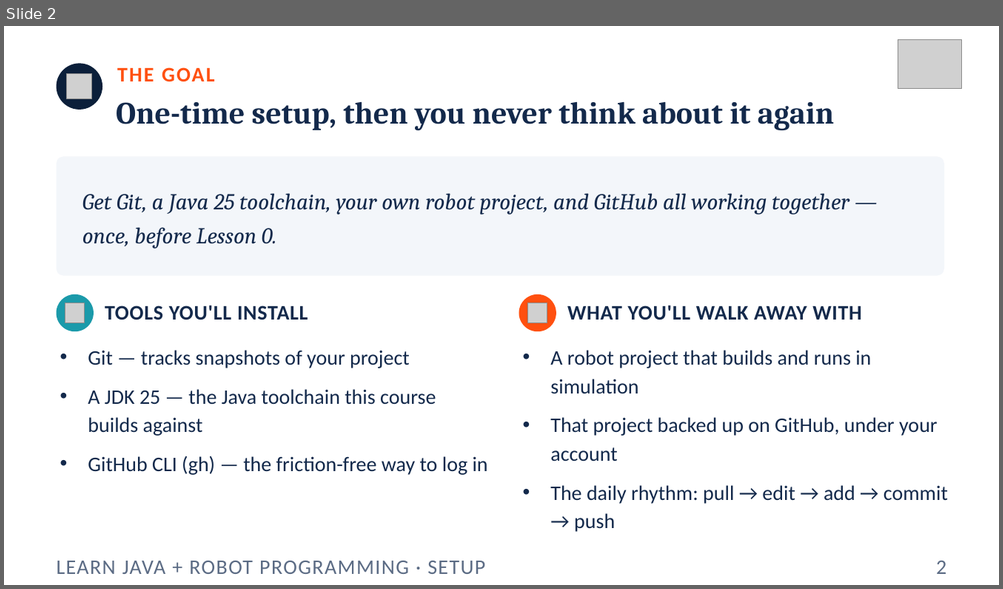
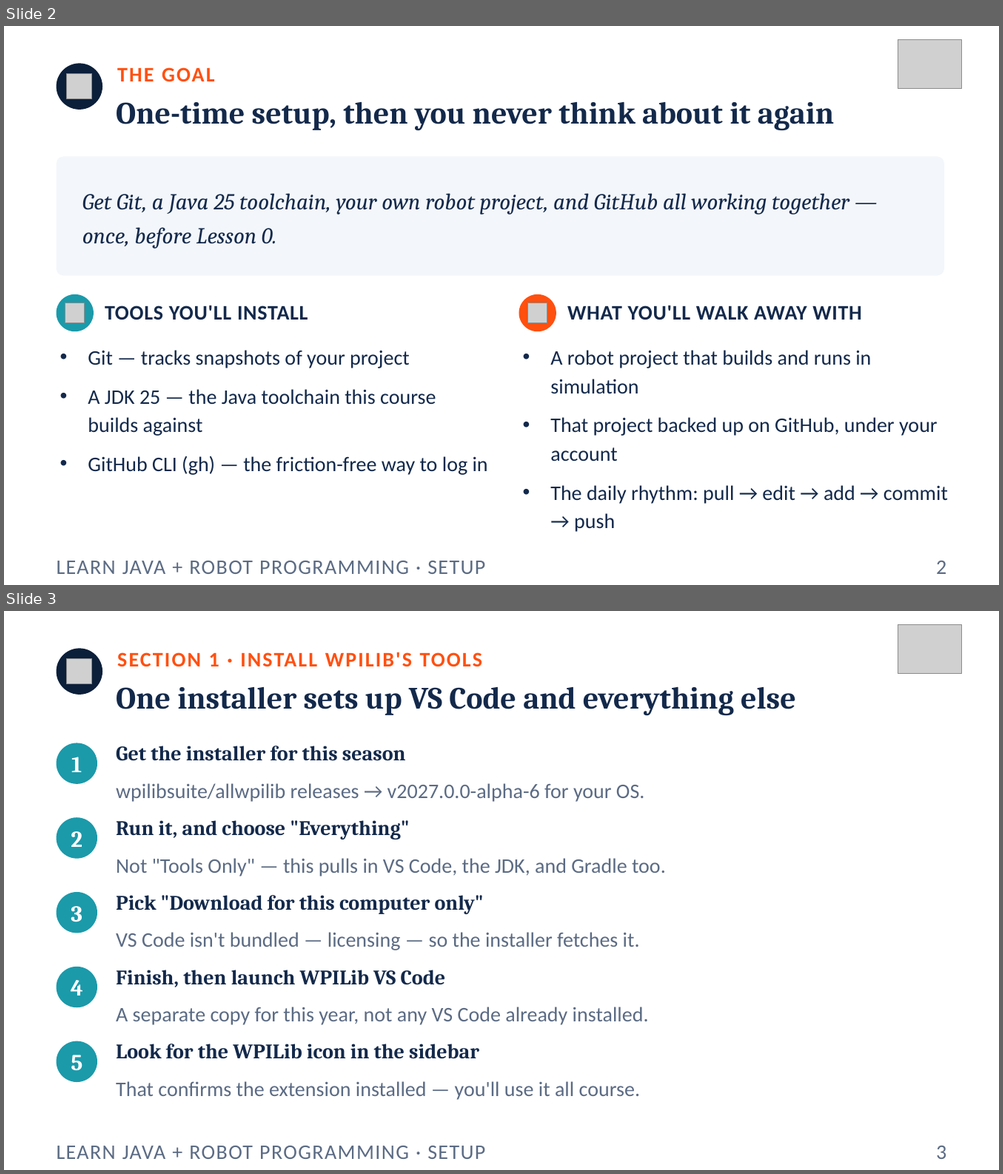
Before and after one commit to FRC5010/BasicRobotLessons, a slide deck: docs/presentations/v3/aside-setup.pptx. Shown one above the other, each under a label of ours: slide 2 before the commit, slides 2 and 3 after it. The pictures are 1003x589 and 1003x1174 pixels, drawn with LibreOffice and Linux fonts; fonts in the diff are those of the drawing; grey boxes stand for pictures. Boxes give left, top, right and bottom in pixels: in the first picture for what was removed or moved away, otherwise in the second. Text is boxed around its words. In the diff, an @@ line names an element or a change of style, - is before the commit and + after.

```diff
--- a/docs/presentations/v3/aside-setup.pptx
+++ b/docs/presentations/v3/aside-setup.pptx
@@ slide 3 added at <box>4,611,999,1170</box>, background #FFFFFF @@
@@ picture added at <box>898,624,962,674</box> @@
@@ ellipse added at <box>57,648,102,695</box>, fill #0B1F3A @@
@@ text added at <box>117,652,483,667</box>, 20 pt, text #FF5010, bold @@
+SECTION 1 · INSTALL WPILIB'S TOOLS
@@ picture added at <box>67,659,92,684</box> @@
@@ text added at <box>116,686,796,716</box>, 30 pt, text #13294B, bold @@
+One installer sets up VS Code and everything else
@@ ellipse added at <box>57,743,97,784</box>, fill #1B9AAA @@
@@ text added at <box>71,757,82,772</box>, 22 pt, text #FFFFFF, bold @@
+1
@@ text added at <box>116,746,406,761</box>, 20 pt, text #13294B, bold @@
+Get the installer for this season
@@ text added at <box>116,783,644,802</box>, 20 pt, text #5B6B84 @@
+wpilibsuite/allwpilib releases → v2027.0.0-alpha-6 for your OS.
@@ ellipse added at <box>57,817,97,859</box>, fill #1B9AAA @@
@@ text added at <box>71,832,82,847</box>, 22 pt, text #FFFFFF, bold @@
+2
@@ text added at <box>116,820,409,840</box>, 20 pt, text #13294B, bold @@
+Run it, and choose "Everything"
@@ text added at <box>116,858,666,877</box>, 20 pt, text #5B6B84 @@
+Not "Tools Only" — this pulls in VS Code, the JDK, and Gradle too.
@@ ellipse added at <box>57,892,97,934</box>, fill #1B9AAA @@
@@ text added at <box>116,895,484,914</box>, 20 pt, text #13294B, bold @@
+Pick "Download for this computer only"
@@ text added at <box>71,906,82,923</box>, 22 pt, text #FFFFFF, bold @@
+3
@@ text added at <box>116,932,640,951</box>, 20 pt, text #5B6B84 @@
+VS Code isn't bundled — licensing — so the installer fetches it.
@@ ellipse added at <box>57,967,97,1008</box>, fill #1B9AAA @@
@@ text added at <box>71,980,83,996</box>, 22 pt, text #FFFFFF, bold @@
+4
@@ text added at <box>116,970,445,988</box>, 20 pt, text #13294B, bold @@
+Finish, then launch WPILib VS Code
@@ text added at <box>116,1007,649,1025</box>, 20 pt, text #5B6B84 @@
+A separate copy for this year, not any VS Code already installed.
@@ ellipse added at <box>57,1042,97,1082</box>, fill #1B9AAA @@
@@ text added at <box>116,1044,479,1059</box>, 20 pt, text #13294B, bold @@
+Look for the WPILib icon in the sidebar
@@ text added at <box>71,1055,82,1071</box>, 22 pt, text #FFFFFF, bold @@
+5
@@ text added at <box>116,1082,640,1100</box>, 20 pt, text #5B6B84 @@
+That confirms the extension installed — you'll use it all course.
@@ text added at <box>57,1146,485,1159</box>, 20 pt, text #5B6B84 @@
+LEARN JAVA + ROBOT PROGRAMMING · SETUP
@@ text added at <box>936,1146,946,1159</box>, 20 pt, text #5B6B84 @@
+3
```
Also in this commit, not shown: 10 slides changed, 1 other file.
